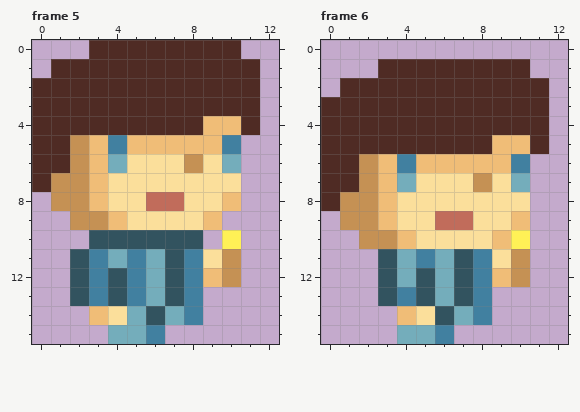
One commit to this pixel-art file: assets/game/player/player.aseprite. Above, as it was before the edit.
13x16 pixels, 6 frames. Shown: frame 5, frame 6. The commit also changed other frames, which this record leaves out.
After the commit:
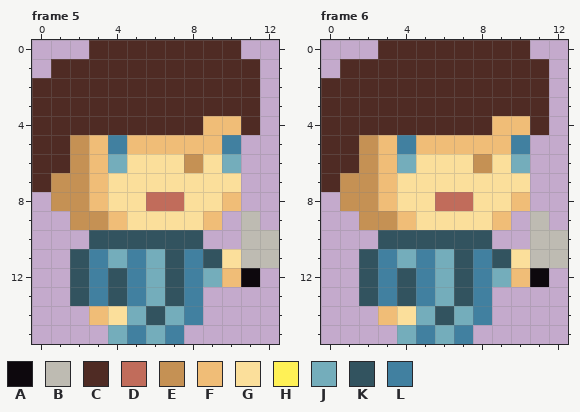
Palette (. is transparent): A #0d080d  B #bebbb2  C #4f2b24  D #c16c5b  E #c59154  F #f0bd77  G #fbdf9b  H #fff156  J #74adbb  K #32535f  L #4180a0
Changes in this commit:
layer "Walk" now hidden
layer "Idle Knife" added
--- frame 5
@@ x 0..12 @@
  8 .EEFGGDDGGF..
- 9 ..EEFGGGGF...
-10 ...KKKKKK.H..
-11 ..KLJLJKLGE..
-12 ..KLKLJKLFE..
+ 9 ..EEFGGGGF.B.
+10 ...KKKKKK..BB
+11 ..KLJLJKLKGBB
+12 ..KLKLJKLJFA.
 13 ..KLKLJKL....
 14 ...FGJKJL....
-15 ....JJL......
+15 ....JLJL.....
--- frame 6
@@ x 0..12 @@
- 0 .............
- 1 ...CCCCCCCC..
- 2 .CCCCCCCCCCC.
+ 0 ...CCCCCCCC..
+ 1 .CCCCCCCCCCC.
+ 2 CCCCCCCCCCCC.
  3 CCCCCCCCCCCC.
- 4 CCCCCCCCCCCC.
- 5 CCCCCCCCCFFC.
- 6 CCEFLFFFFFL..
- 7 CCEFJGGGEGJ..
- 8 CEEFGGGGGGG..
- 9 .EEFGGDDGGF..
-10 ..EEFGGGGFH..
-11 ...KJLJKLGE..
-12 ...KJKJKLFE..
-13 ...KLKJKL....
-14 ....FGKJL....
-15 ....JJL......
+ 4 CCCCCCCCCFFC.
+ 5 CCEFLFFFFFL..
+ 6 CCEFJGGGEGJ..
+ 7 CEEFGGGGGGG..
+ 8 .EEFGGDDGGF..
+ 9 ..EEFGGGGF.B.
+10 ...KKKKKK..BB
+11 ..KLJLJKLKGBB
+12 ..KLKLJKLJFA.
+13 ..KLKLJKL....
+14 ...FGJKJL....
+15 ....JLJL.....
Boxes around the changes in both pictures, in picture pixels (x1, y1, x2, y2):
changed: (127, 211, 279, 344)
changed: (321, 40, 568, 344)
